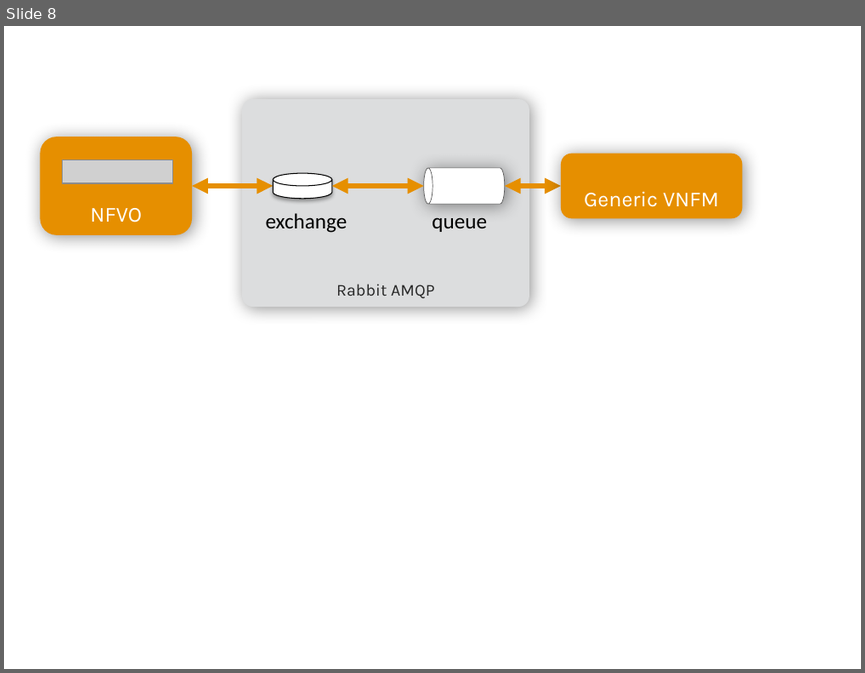
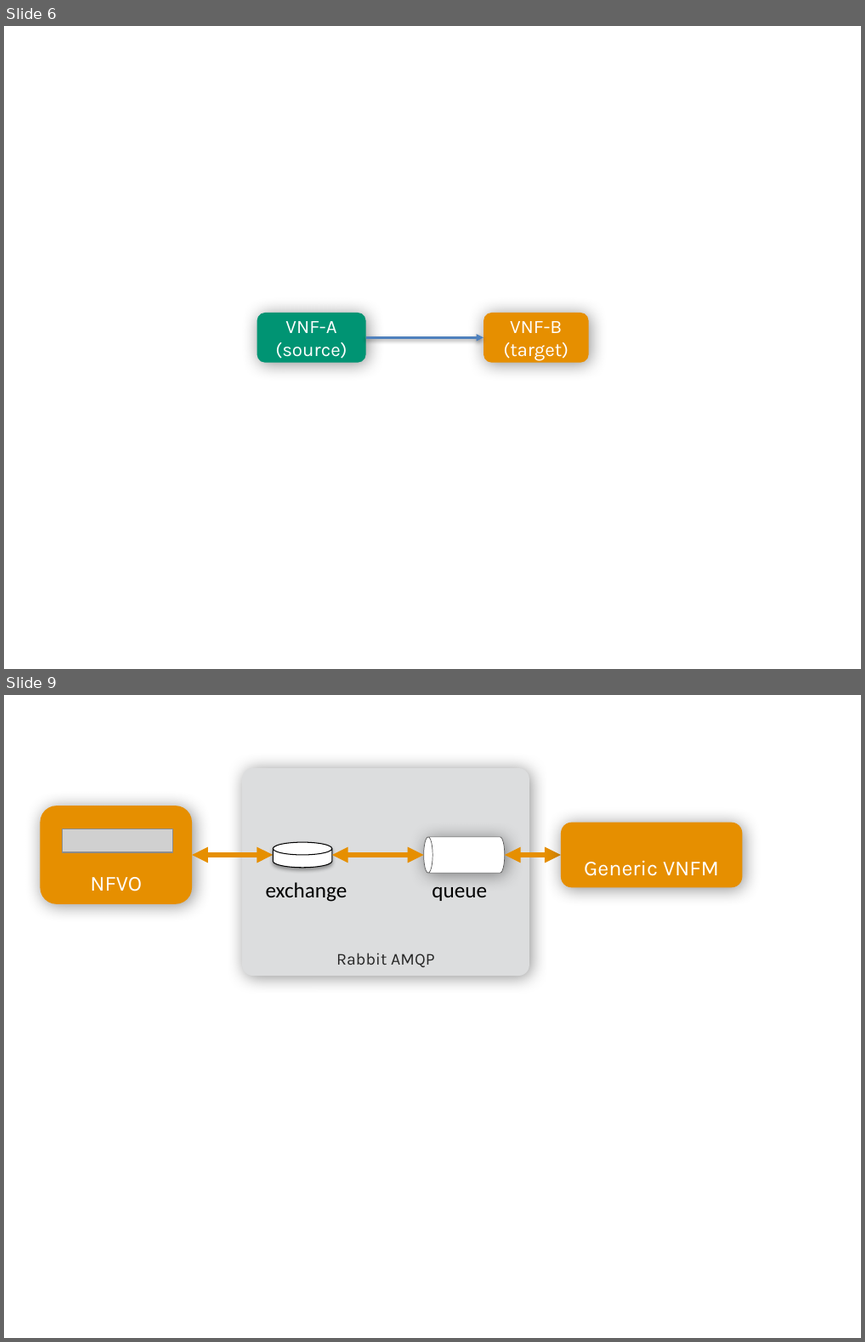
Before and after one commit to openbaton/docs, a slide deck: docs/images/openbaton-stencils.pptx. Shown one above the other, each under a label of ours: slide 8 before the commit, slides 6 and 9 after it; the slides between them are not shown. The pictures are 865x673 and 865x1342 pixels, drawn with LibreOffice and Linux fonts; fonts in the diff are those of the drawing; grey boxes stand for pictures. Boxes give left, top, right and bottom in pixels: in the first picture for what was removed or moved away, otherwise in the second. Text is boxed around its words. In the diff, an @@ line names an element or a change of style, - is before the commit and + after.

```diff
--- a/docs/images/openbaton-stencils.pptx
+++ b/docs/images/openbaton-stencils.pptx
@@ slide 6 added at <box>4,26,861,669</box>, background #FFFFFF @@
@@ rounded rectangle added at <box>256,312,365,362</box>, fill #009473, 16 pt, text #FFFFFF @@
+VNF-A
+(source)
@@ rounded rectangle added at <box>483,312,589,362</box>, fill #E68F00, 16 pt, text #FFFFFF @@
+VNF-B
+(target)
@@ arrow added from (365, 337) to (483, 337), #4F81BD 2 pt @@
@@ what was slide 8 is now slide 9 @@
```
Also in this commit, not shown: 2 slides changed, 1 other slide added, 1 slide removed, 10 other files.
